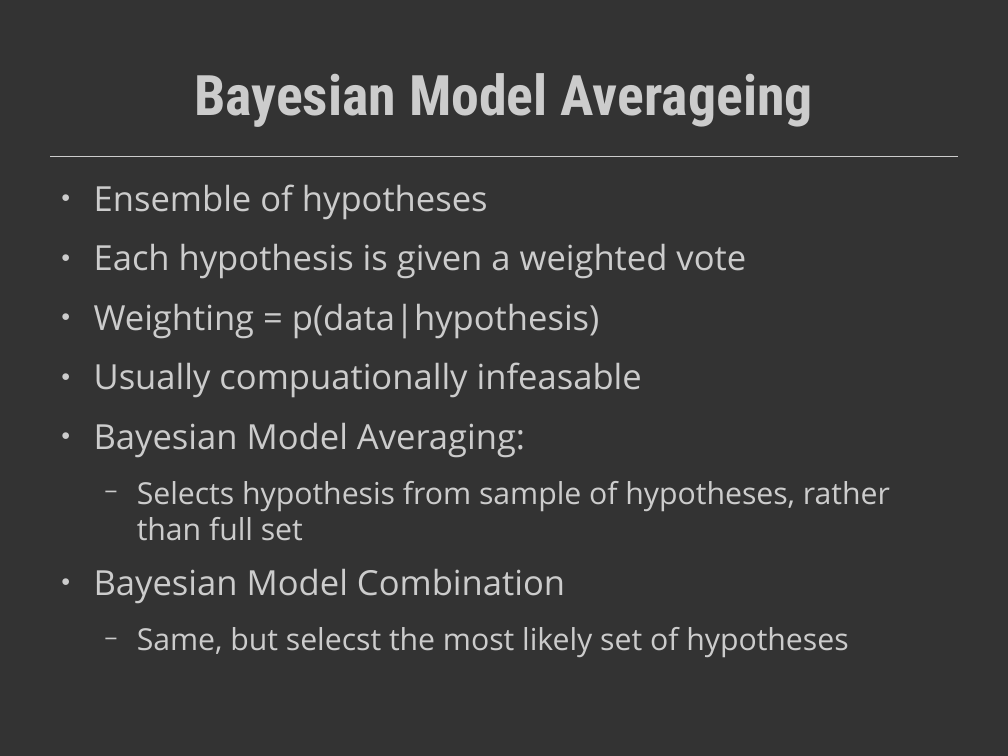
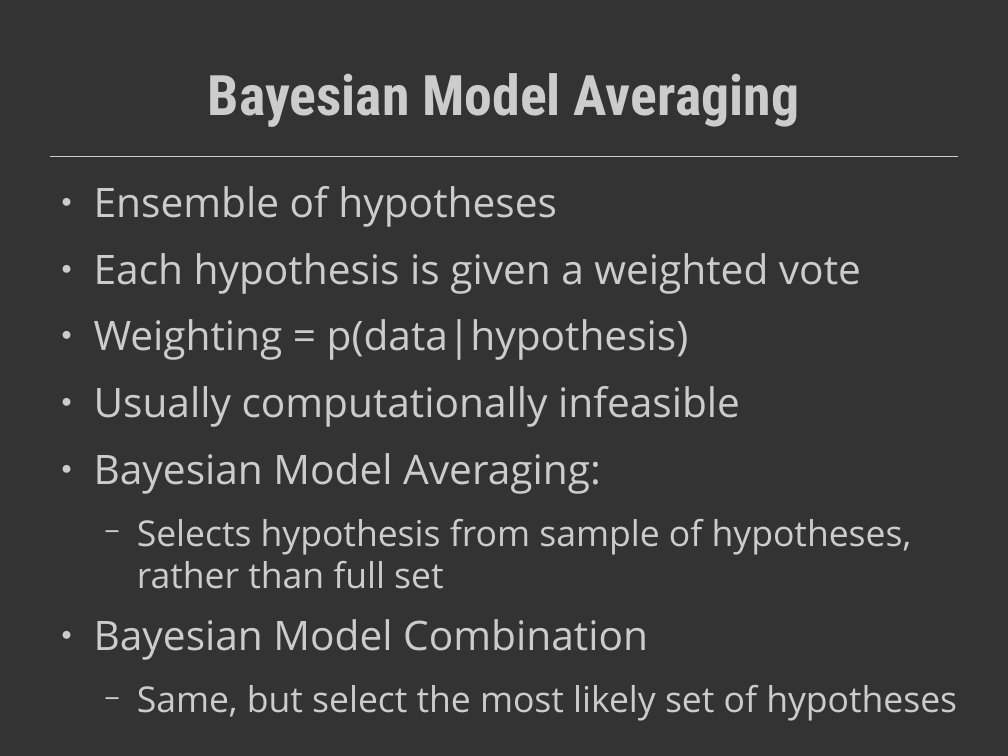
Before and after one commit to TheGrimmScientist/SlidesFromTalks, a slide deck: slide 22 of 2016_03_17_HUML_Guest_Lecture/RandomForestPres/EnsemblePres.odp. Drawn at 1008x756 pixels with LibreOffice and Linux fonts; fonts in the diff are those of the drawing. Boxes give left, top, right and bottom in pixels: in the first picture for what was removed or moved away, otherwise in the second. Text is boxed around its words. In the diff, an @@ line names an element or a change of style, - is before the commit and + after.

```diff
--- a/2016_03_17_HUML_Guest_Lecture/RandomForestPres/EnsemblePres.odp
+++ b/2016_03_17_HUML_Guest_Lecture/RandomForestPres/EnsemblePres.odp
@@ title at (208, 73, 799, 127): text changed @@
-Bayesian Model Averageing
+Bayesian Model Averaging
@@ text at (94, 186, 912, 660): size 27.2 to 32 pt in "Ensemble of hypotheses", "Each hypothesis is given a weighted vote", "Weighting = p(data|hypothesis)", "Bayesian Model Averaging:" and 1 more places; size 23.8 to 28 pt in "Selects hypothesis from sample of hypotheses, rather ..." @@
@@ text at (94, 386, 740, 427): text changed; size 27.2 to 32 pt @@
-● Usually compuationally infeasable
+● Usually computationally infeasible
@@ text at (137, 685, 957, 721): text changed; size 23.8 to 28 pt @@
-  − Same, but selecst the most likely set of hypotheses
+  − Same, but select the most likely set of hypotheses
```
Also in this commit, not shown: 4 other slides changed, 5 other files.
